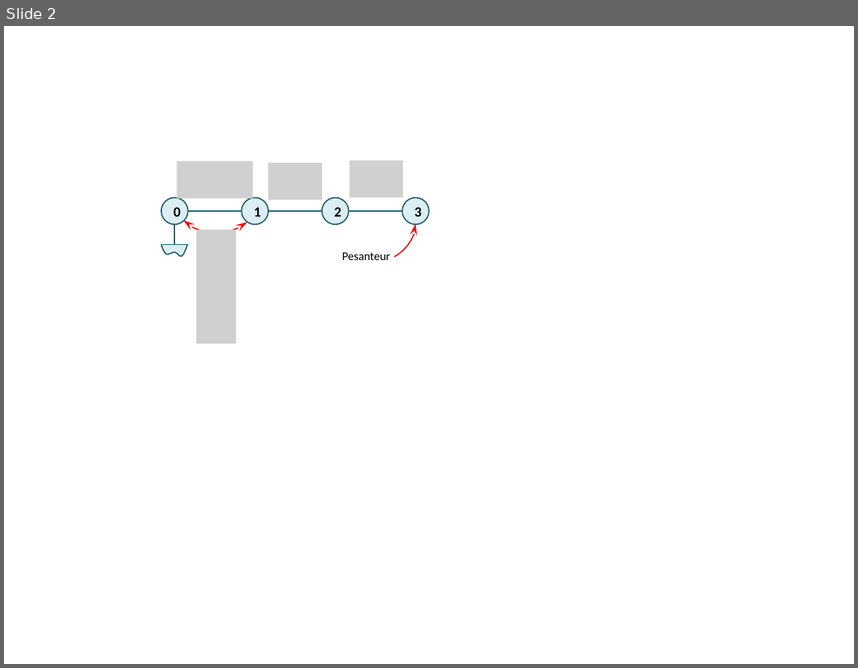
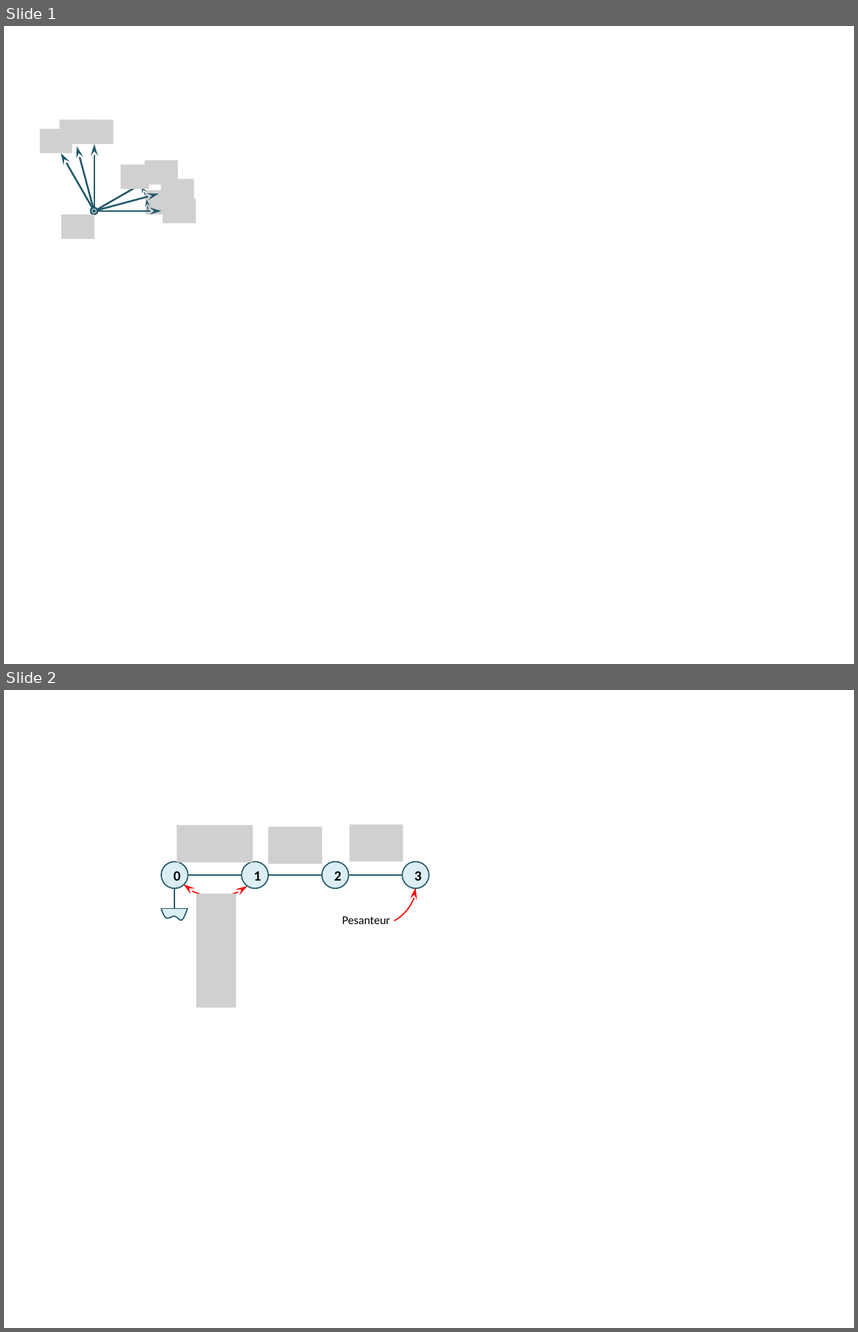
Before and after one commit to xpessoles/Cy_04_PSI_ModelisationDynamique, a slide deck: Chapitre_04_Methodologie/Application_04_PFD_CO_ChargementCargo/images/Figures.pptx. Shown one above the other, each under a label of ours: slide 2 before the commit, slides 1 and 2 after it. The pictures are 858x668 and 858x1332 pixels, drawn with LibreOffice and Linux fonts; fonts in the diff are those of the drawing; grey boxes stand for pictures. Boxes give left, top, right and bottom in pixels: in the first picture for what was removed or moved away, otherwise in the second. Text is boxed around its words. In the diff, an @@ line names an element or a change of style, - is before the commit and + after.

```diff
--- a/Chapitre_04_Methodologie/Application_04_PFD_CO_ChargementCargo/images/Figures.pptx
+++ b/Chapitre_04_Methodologie/Application_04_PFD_CO_ChargementCargo/images/Figures.pptx
@@ slide 1 added at (x1=4, y1=26, x2=854, y2=664), background #FFFFFF @@
@@ picture added at (x1=40, y1=129, x2=72, y2=154) @@
@@ picture added at (x1=59, y1=120, x2=92, y2=144) @@
@@ picture added at (x1=81, y1=120, x2=114, y2=144) @@
@@ arc (boxed as its full ellipse) added at (x1=41, y1=158, x2=148, y2=265), outline #215968 0.75 pt @@
@@ arc (boxed as its full ellipse) added at (x1=41, y1=158, x2=148, y2=265), outline #215968 0.75 pt @@
@@ arrow added from (94, 212) to (61, 154), #215968 1.5 pt @@
@@ picture added at (x1=121, y1=165, x2=148, y2=190) @@
@@ picture added at (x1=145, y1=161, x2=179, y2=185) @@
@@ arrow added from (94, 212) to (152, 177), #215968 1.5 pt @@
@@ picture added at (x1=146, y1=190, x2=177, y2=215) @@
@@ picture added at (x1=161, y1=179, x2=194, y2=203) @@
@@ group added at (x1=77, y1=144, x2=161, y2=215): 4 arrows, 2 ellipses @@
@@ picture added at (x1=163, y1=198, x2=196, y2=223) @@
@@ picture added at (x1=61, y1=215, x2=94, y2=239) @@
```
Also in this commit, not shown: 1 slide removed, 4 other files.
